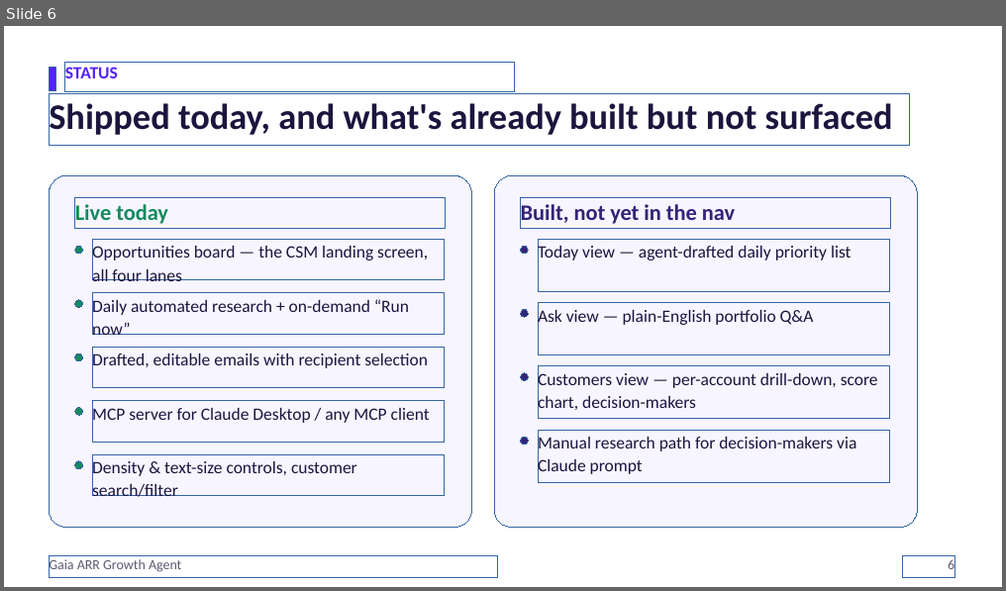
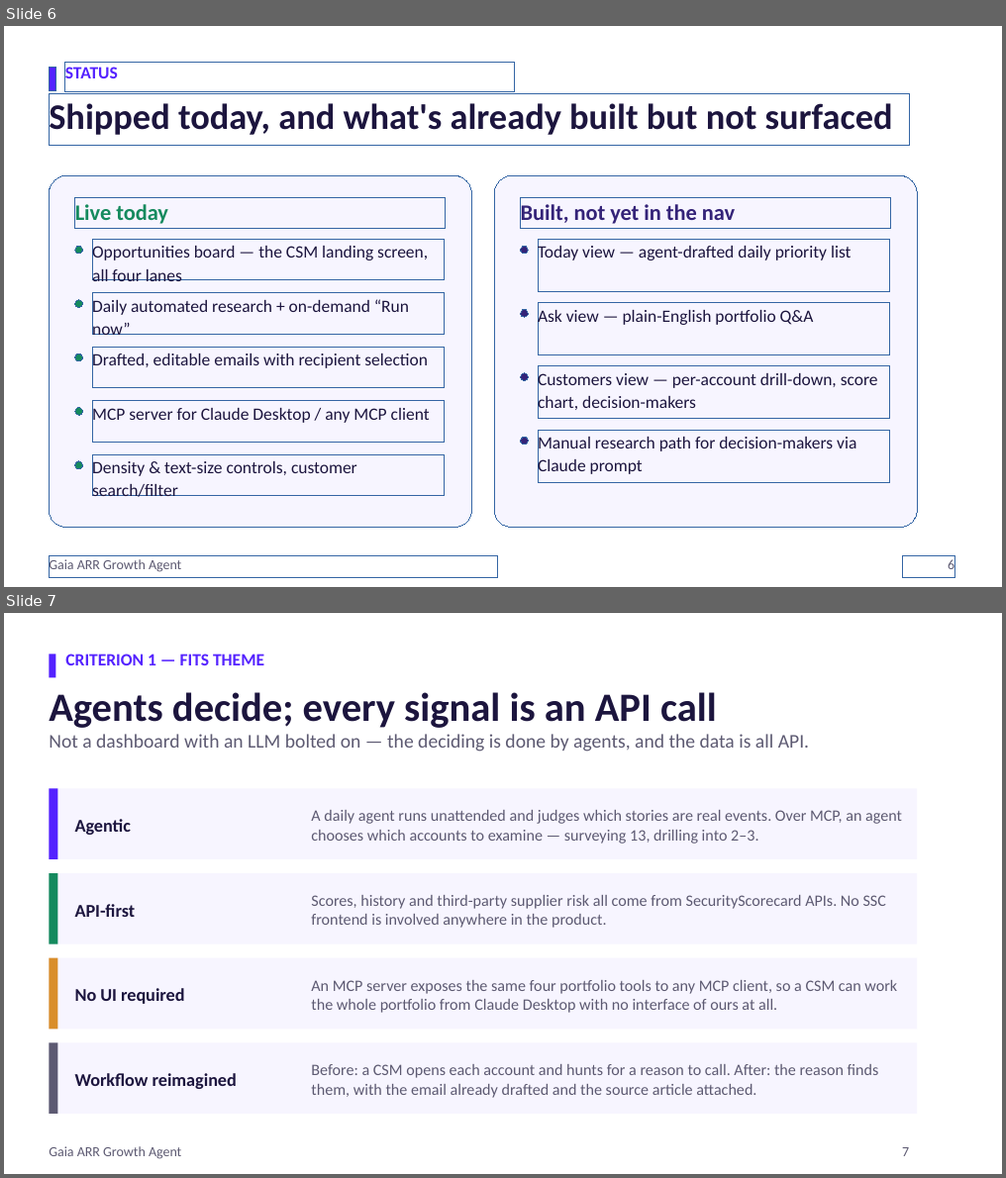
Before and after one commit to samcaasi-cra/upsell-machine-repo, a slide deck: Gaia Upsell Machine Presentation for Hackathon - updated by Alex.pptx. Shown one above the other, each under a label of ours: slide 6 before the commit, slides 6 and 7 after it. The pictures are 1006x591 and 1006x1178 pixels, drawn with LibreOffice and Linux fonts; fonts in the diff are those of the drawing. Boxes give left, top, right and bottom in pixels: in the first picture for what was removed or moved away, otherwise in the second. Text is boxed around its words. In the diff, an @@ line names an element or a change of style, - is before the commit and + after.

```diff
--- a/Gaia Upsell Machine Presentation for Hackathon - updated by Alex.pptx
+++ b/Gaia Upsell Machine Presentation for Hackathon - updated by Alex.pptx
@@ slide 7 added at (x1=4, y1=613, x2=1002, y2=1174), background #FFFFFF @@
@@ rectangle added at (x1=49, y1=654, x2=55, y2=678), fill #5422FF @@
@@ text added at (x1=65, y1=654, x2=264, y2=665), 12.5 pt, text #5422FF, bold @@
+CRITERION 1 — FITS THEME
@@ text added at (x1=49, y1=692, x2=717, y2=728), 29 pt, text #1C153E, bold @@
+Agents decide; every signal is an API call
@@ text added at (x1=49, y1=734, x2=809, y2=752), 14 pt, text #5D5A72 @@
+Not a dashboard with an LLM bolted on — the deciding is done by agents, and the data is all API.
@@ rectangle added at (x1=49, y1=788, x2=917, y2=860), fill #F7F5FF @@
@@ rectangle added at (x1=49, y1=788, x2=57, y2=860), fill #5422FF @@
@@ text added at (x1=75, y1=819, x2=131, y2=835), 13 pt, text #1C153E, bold @@
+Agentic
@@ text added at (x1=311, y1=810, x2=902, y2=844), 11.5 pt, text #5D5A72 @@
+A daily agent runs unattended and judges which stories are real events. Over MCP, an agent chooses which accounts to examine — surveying 13, drilling into 2–3.
@@ rectangle added at (x1=49, y1=873, x2=917, y2=945), fill #F7F5FF @@
@@ rectangle added at (x1=49, y1=873, x2=57, y2=945), fill #158A5E @@
@@ text added at (x1=75, y1=904, x2=136, y2=917), 13 pt, text #1C153E, bold @@
+API-first
@@ text added at (x1=311, y1=895, x2=886, y2=928), 11.5 pt, text #5D5A72 @@
+Scores, history and third-party supplier risk all come from SecurityScorecard APIs. No SSC frontend is involved anywhere in the product.
@@ rectangle added at (x1=49, y1=959, x2=917, y2=1029), fill #F7F5FF @@
@@ rectangle added at (x1=49, y1=959, x2=57, y2=1029), fill #D98E2B @@
@@ text added at (x1=75, y1=988, x2=184, y2=1004), 13 pt, text #1C153E, bold @@
+No UI required
@@ text added at (x1=311, y1=980, x2=897, y2=1013), 11.5 pt, text #5D5A72 @@
+An MCP server exposes the same four portfolio tools to any MCP client, so a CSM can work the whole portfolio from Claude Desktop with no interface of ours at all.
@@ rectangle added at (x1=49, y1=1043, x2=917, y2=1114), fill #F7F5FF @@
@@ rectangle added at (x1=49, y1=1043, x2=57, y2=1114), fill #5D5A72 @@
@@ text added at (x1=75, y1=1073, x2=237, y2=1089), 13 pt, text #1C153E, bold @@
+Workflow reimagined
@@ text added at (x1=311, y1=1064, x2=879, y2=1098), 11.5 pt, text #5D5A72 @@
+Before: a CSM opens each account and hunts for a reason to call. After: the reason finds them, with the email already drafted and the source article attached.
@@ text added at (x1=49, y1=1147, x2=181, y2=1159), 10 pt, text #5D5A72 @@
+Gaia ARR Growth Agent
@@ text added at (x1=902, y1=1148, x2=909, y2=1157), 10 pt, text #5D5A72 @@
+7
```
Also in this commit, not shown: 4 other slides added.
